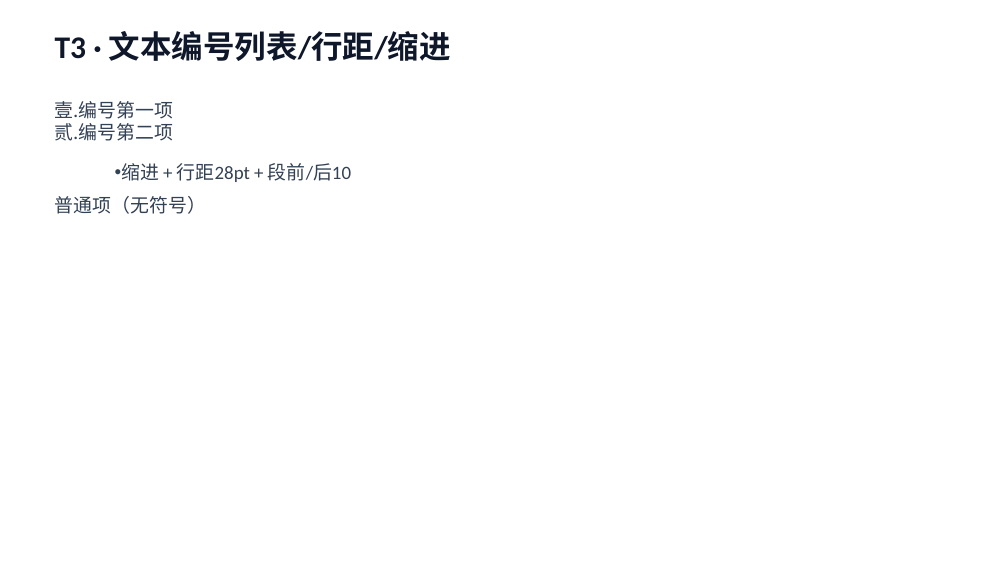
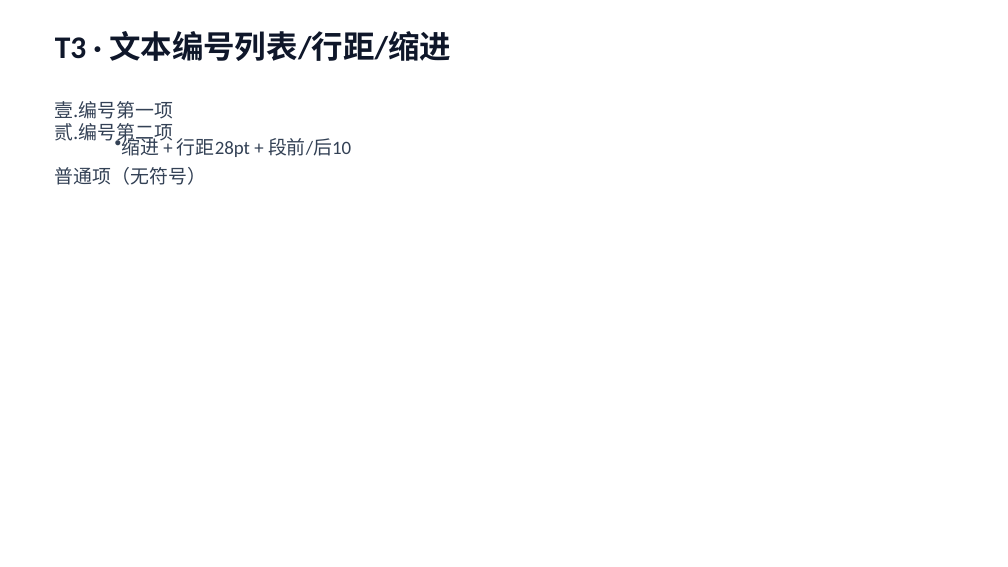
Before and after one commit to fefeding/vscode-pptx, a slide deck: slide 3 of examples/test-sample.pptx. Drawn at 1008x567 pixels with LibreOffice and Linux fonts; fonts in the diff are those of the drawing. Boxes give left, top, right and bottom in pixels: in the first picture for what was removed or moved away, otherwise in the second. Text is boxed around its words. In the diff, an @@ line names an element or a change of style, - is before the commit and + after.

```diff
--- a/examples/test-sample.pptx
+++ b/examples/test-sample.pptx
@@ text at box(121, 134, 351, 157): line spacing 28pt to 0.02 @@
```
Also in this commit, not shown: 5 other slides changed, 4 other files.
